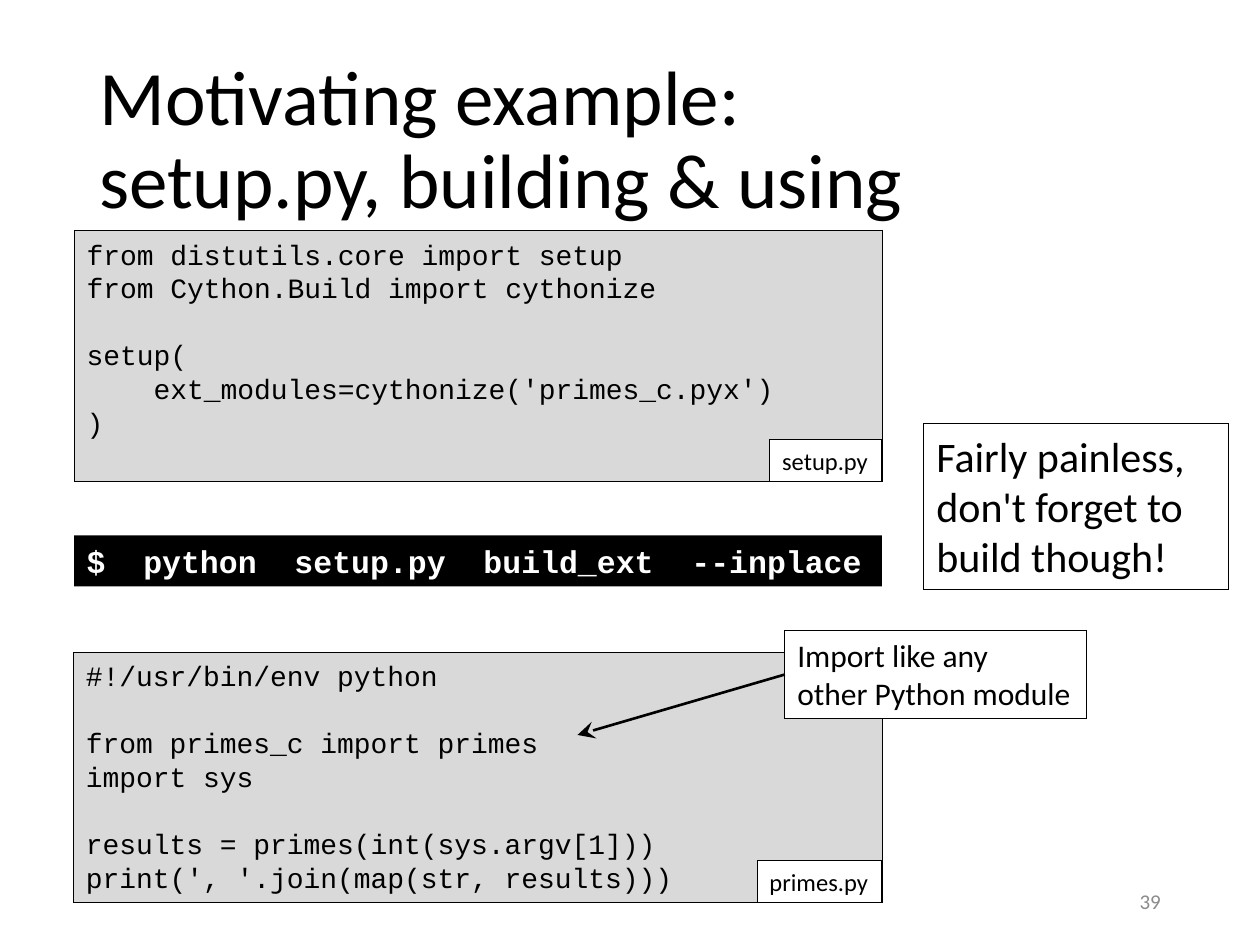
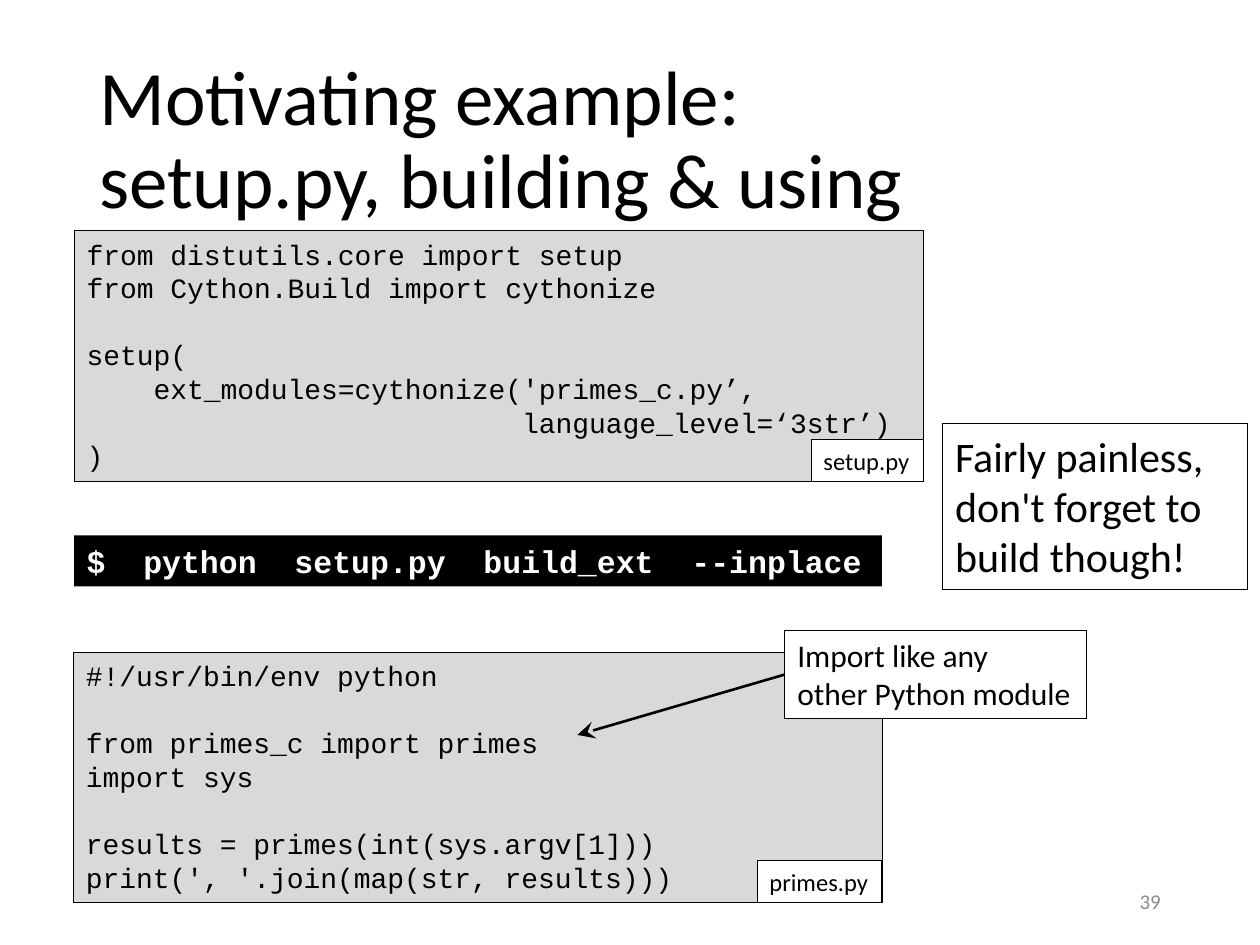
Before and after one commit to gjbex/Python-for-HPC, a slide deck: slide 39 of python_for_hpc.pptx. Drawn at 1260x945 pixels with LibreOffice and Linux fonts; fonts in the diff are those of the drawing. Boxes give left, top, right and bottom in pixels: in the first picture for what was removed or moved away, otherwise in the second. Text is boxed around its words. In the diff, an @@ line names an element or a change of style, - is before the commit and + after.

Commit message:
Update partially for Cython 3

```diff
--- a/python_for_hpc.pptx
+++ b/python_for_hpc.pptx
@@ rectangle "from distutils.core import setup": place and size @@
-rectangle "from distutils.core import setup" at [74, 231, 882, 481]
+rectangle "from distutils.core import setup" at [74, 231, 924, 481]
@@ text in rectangle at [154, 379, 891, 441]: text changed @@
-ext_modules=cythonize('primes_c.pyx')
+ext_modules=cythonize('primes_c.py’,
+language_level=‘3str’)
@@ rectangle "setup.py": place and size @@
-rectangle "setup.py" at [770, 440, 882, 483]
+rectangle "setup.py" at [811, 440, 924, 483]
@@ rectangle "Fairly painless, don't forget to ...": place and size @@
-rectangle "Fairly painless, don't forget to ..." at [924, 423, 1228, 588]
+rectangle "Fairly painless, don't forget to ..." at [942, 423, 1247, 588]
```
Also in this commit, not shown: 4 other slides changed, 2 slides added.
